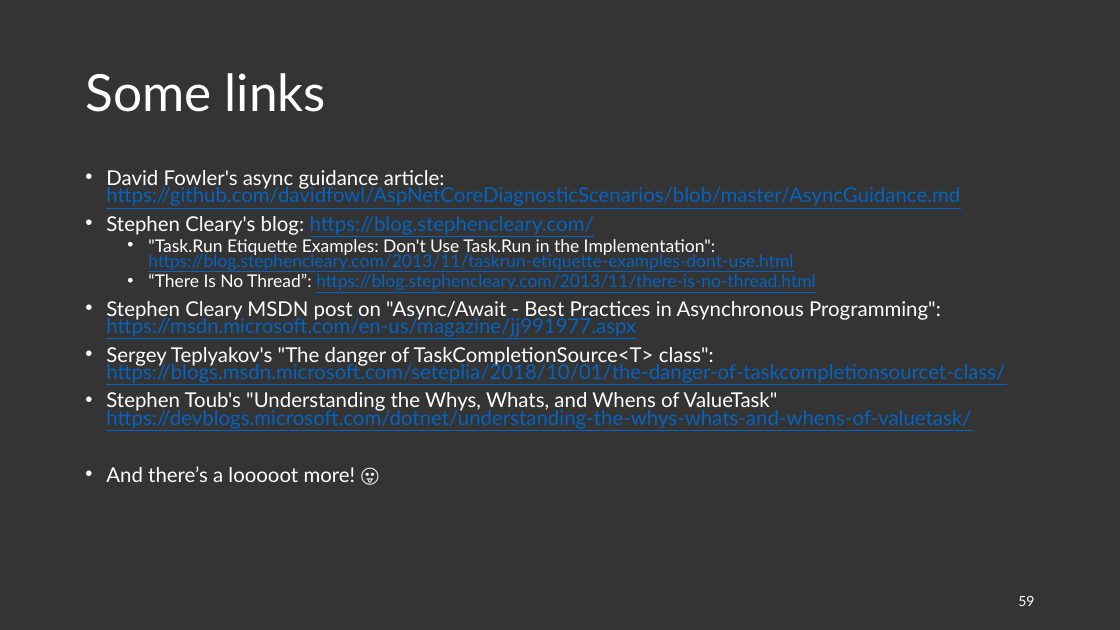
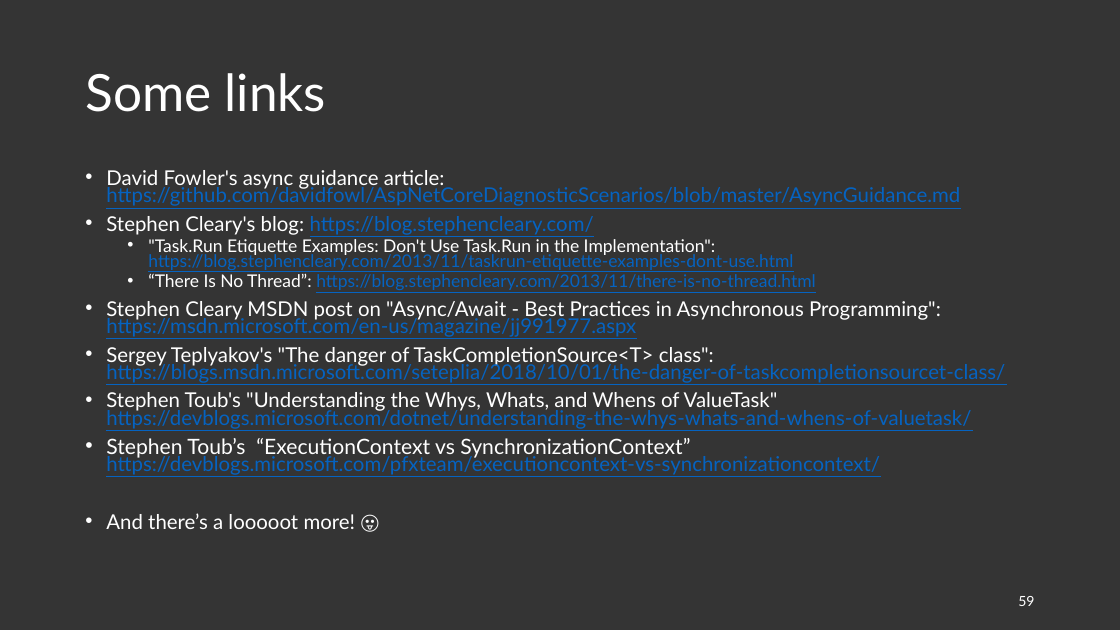
Before and after one commit to joaofbantunes/AsyncAllTheThings, a slide deck: slide 59 of presentation/async-all-the-things.pptx. Drawn at 1120x630 pixels with LibreOffice and Linux fonts; fonts in the diff are those of the drawing. Boxes give left, top, right and bottom in pixels: in the first picture for what was removed or moved away, otherwise in the second. Text is boxed around its words. In the diff, an @@ line names an element or a change of style, - is before the commit and + after.

Commit message:
Small tweaks to code and presentation

```diff
--- a/presentation/async-all-the-things.pptx
+++ b/presentation/async-all-the-things.pptx
@@ text at [106,438,880,475]: paragraph added @@
+• Stephen Toub’s “ExecutionContext vs SynchronizationContext” https://devblogs.microsoft.com/pfxteam/executioncontext-vs-synchronizationcontext/
```
Also in this commit, not shown: 3 other slides changed, 4 other files.
